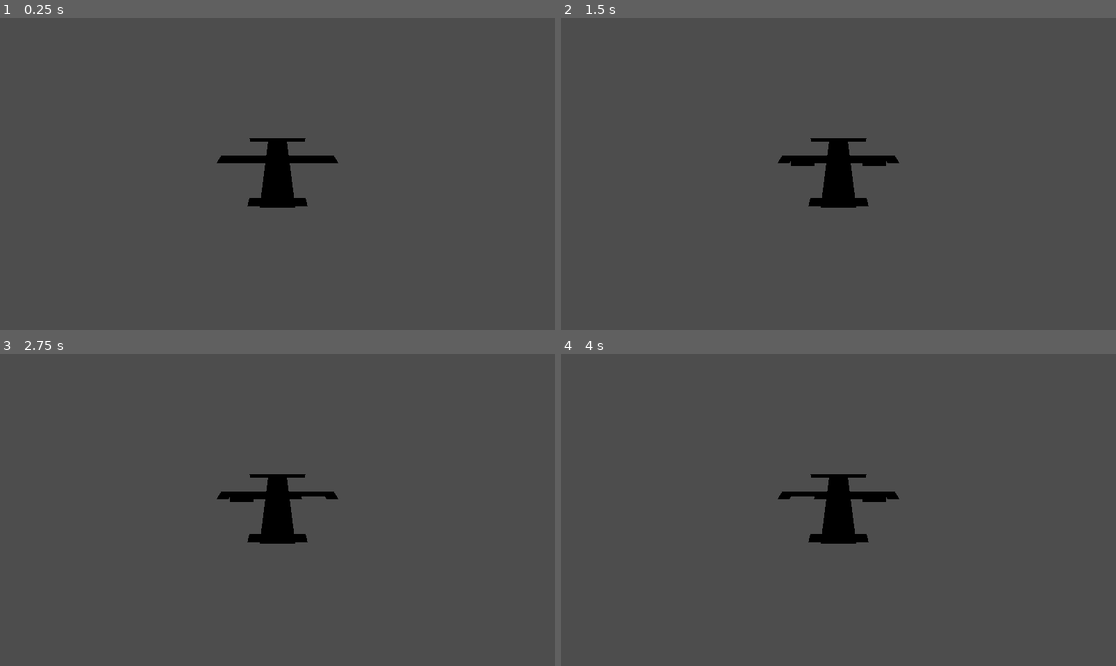
Above: before the commit, frames 1-4 (two rows, left to right).
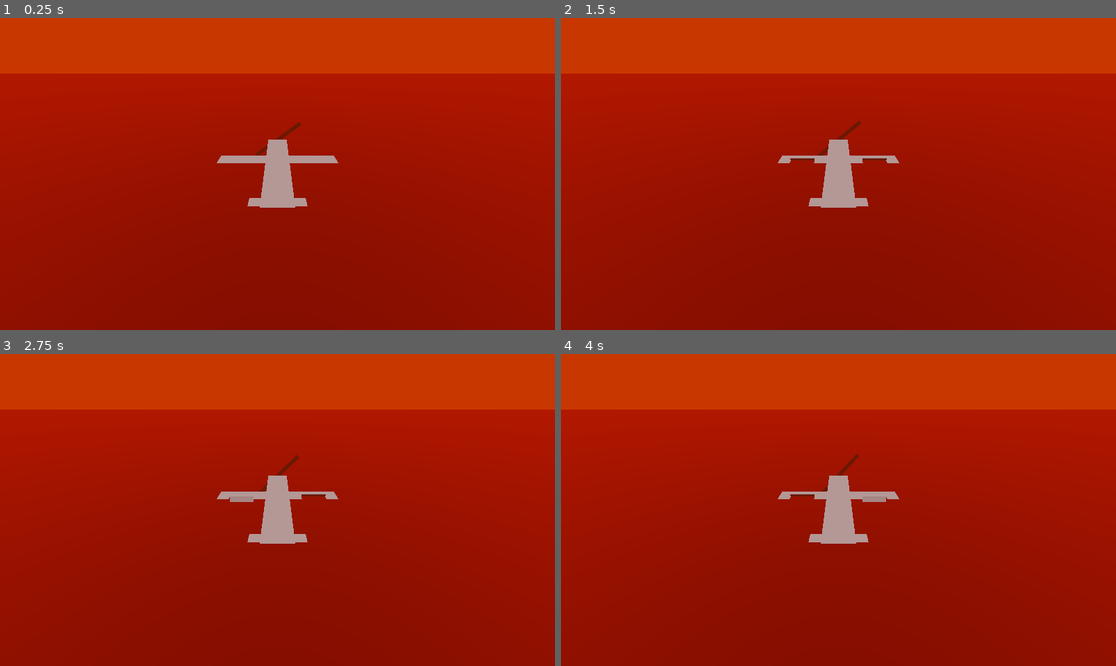
Above: after the commit, the same moments.

Repository: proximadams/Paper-Pilots
Game: Godot game, scene res://scenes/level.tscn
Same seed, same stepped clock (60 frames per second), same inputs: the game is played once before the commit and once after it. Before the commit the project starts from res://scenes/player.tscn.
Inputs:
- Up to frame 1 (0.25 s): no input
- Up to frame 2 (1.5 s): hold Right (move_right) 0.53-1.28 s; hold Down (move_down) from 1.28 s (still down)
- Up to frame 3 (2.75 s): tap Enter at 2 s; release Down (move_down) at 2.03 s; hold Right (move_right) from 2.03 s (still down)
- Up to frame 4 (4 s): release Right (move_right) at 2.78 s; hold Up (move_up) 2.78-3.53 s; tap Space at 3.5 s; hold Left (move_left) from 3.53 s (still down)

The runs differ from the first frame. In frame 1, 100% of the frame differs, in the area x 0-100%, y 0-100%; in frame 2, 100%; in frame 3, 100%; in frame 4, 100%.

Commit message:
fix wing movement, add propellor movement, add level

Diff:
--- a/project.godot
+++ b/project.godot
@@ -11,7 +11,7 @@
 [application]
 
 config/name="Paper Pilot"
-run/main_scene="uid://b58w5vg0q13f8"
+run/main_scene="uid://cag2pq2wvu8rw"
 config/features=PackedStringArray("4.4", "GL Compatibility")
 
 [input]
@@ -19,24 +19,28 @@
 move_left={
 "deadzone": 0.2,
 "events": [Object(InputEventKey,"resource_local_to_scene":false,"resource_name":"","device":-1,"window_id":0,"alt_press …(195 unchanged characters)…
+, Object(InputEventKey,"resource_local_to_scene":false,"resource_name":"","device":-1,"window_id":0,"alt_pressed":false,"shift_pressed":false,"ctrl_pressed":false,"meta_pressed":false,"pressed":false,"keycode":0,"physical_keycode":65,"key_label":0,"unicode":97,"location":0,"echo":false,"script":null)
 , Object(InputEventJoypadMotion,"resource_local_to_scene":false,"resource_name":"","device":-1,"axis":0,"axis_value":-1.0,"script":null)
 ]
 }
 move_right={
 "deadzone": 0.2,
 "events": [Object(InputEventKey,"resource_local_to_scene":false,"resource_name":"","device":-1,"window_id":0,"alt_press …(195 unchanged characters)…
+, Object(InputEventKey,"resource_local_to_scene":false,"resource_name":"","device":-1,"window_id":0,"alt_pressed":false,"shift_pressed":false,"ctrl_pressed":false,"meta_pressed":false,"pressed":false,"keycode":0,"physical_keycode":68,"key_label":0,"unicode":100,"location":0,"echo":false,"script":null)
 , Object(InputEventJoypadMotion,"resource_local_to_scene":false,"resource_name":"","device":-1,"axis":0,"axis_value":1.0,"script":null)
 ]
 }
 move_up={
 "deadzone": 0.2,
 "events": [Object(InputEventKey,"resource_local_to_scene":false,"resource_name":"","device":-1,"window_id":0,"alt_press …(195 unchanged characters)…
+, Object(InputEventKey,"resource_local_to_scene":false,"resource_name":"","device":-1,"window_id":0,"alt_pressed":false,"shift_pressed":false,"ctrl_pressed":false,"meta_pressed":false,"pressed":false,"keycode":0,"physical_keycode":87,"key_label":0,"unicode":119,"location":0,"echo":false,"script":null)
 , Object(InputEventJoypadMotion,"resource_local_to_scene":false,"resource_name":"","device":-1,"axis":1,"axis_value":-1.0,"script":null)
 ]
 }
 move_down={
 "deadzone": 0.2,
 "events": [Object(InputEventKey,"resource_local_to_scene":false,"resource_name":"","device":-1,"window_id":0,"alt_press …(195 unchanged characters)…
+, Object(InputEventKey,"resource_local_to_scene":false,"resource_name":"","device":-1,"window_id":0,"alt_pressed":false,"shift_pressed":false,"ctrl_pressed":false,"meta_pressed":false,"pressed":false,"keycode":0,"physical_keycode":83,"key_label":0,"unicode":115,"location":0,"echo":false,"script":null)
 , Object(InputEventJoypadMotion,"resource_local_to_scene":false,"resource_name":"","device":-1,"axis":1,"axis_value":1.0,"script":null)
 ]
 }
--- /dev/null
+++ b/scenes/level.tscn
@@ -0,0 +1,30 @@
+[gd_scene load_steps=5 format=3 uid="uid://cag2pq2wvu8rw"]
+
+[ext_resource type="PackedScene" uid="uid://b58w5vg0q13f8" path="res://scenes/player.tscn" id="1_2q6dc"]
+
+[sub_resource type="Environment" id="Environment_2q6dc"]
+background_mode = 1
+background_color = Color(0.786676, 0.215059, 0, 1)
+
+[sub_resource type="CylinderMesh" id="CylinderMesh_2q6dc"]
+top_radius = 10000.0
+bottom_radius = 10000.0
+height = 0.001
+
+[sub_resource type="ORMMaterial3D" id="ORMMaterial3D_2q6dc"]
+albedo_color = Color(0.956129, 0.144655, 1.54018e-06, 1)
+
+[node name="Level" type="Node3D"]
+
+[node name="Player" parent="." instance=ExtResource("1_2q6dc")]
+
+[node name="WorldEnvironment" type="WorldEnvironment" parent="."]
+environment = SubResource("Environment_2q6dc")
+
+[node name="DirectionalLight3D" type="DirectionalLight3D" parent="WorldEnvironment"]
+transform = Transform3D(1, 0, 0, 0, -4.37114e-08, 1, 0, -1, -4.37114e-08, 0, 3.31326, 0)
+
+[node name="MeshInstance3D" type="MeshInstance3D" parent="WorldEnvironment"]
+transform = Transform3D(1, 0, 0, 0, 1, 0, 0, 0, 1, 0, -100, 0)
+mesh = SubResource("CylinderMesh_2q6dc")
+surface_material_override/0 = SubResource("ORMMaterial3D_2q6dc")
--- a/scenes/player.tscn
+++ b/scenes/player.tscn
@@ -29,12 +29,11 @@
 [sub_resource type="BoxMesh" id="BoxMesh_fjrip"]
 size = Vector3(1.5, 0, 0.35)
 
-[node name="Player" type="CharacterBody3D" node_paths=PackedStringArray("leftMoveableWing", "rightMoveableWing")]
+[node name="Player" type="CharacterBody3D" node_paths=PackedStringArray("leftMoveableWing", "rightMoveableWing", "propellor")]
 script = ExtResource("1_3vyb7")
-wingsLeftRotation = Vector2(30, -30)
-wingsUpRotation = Vector2(-30, -30)
 leftMoveableWing = NodePath("Rectangles/Wings/LeftMoveableWing")
 rightMoveableWing = NodePath("Rectangles/Wings/RightMoveableWing")
+propellor = NodePath("Rectangles/Properller")
 
 [node name="CollisionShape3D" type="CollisionShape3D" parent="."]
 transform = Transform3D(1, 0, 0, 0, -4.37114e-08, -1, 0, 1, -4.37114e-08, 0, 0, 0)
--- a/scripts/player.gd
+++ b/scripts/player.gd
@@ -2,15 +2,21 @@
 
 const WING_DEGREES = 45.0
 
-@export var wingsLeftRotation: Vector2
-@export var wingsUpRotation  : Vector2
-
 @export var leftMoveableWing : Node3D
 @export var rightMoveableWing: Node3D
 
-func _process(_delta: float) -> void:
+@export var propellor: MeshInstance3D
+
+func _process(delta: float) -> void:
+	handle_input_wing_angles()
+	handle_spin_propellor(delta)
+
+func handle_spin_propellor(delta: float) -> void:
+	propellor.rotation.z += delta * 10.0
+
+func handle_input_wing_angles() -> void:
 	var inputDirection = Vector2()
 	inputDirection.x = (Input.get_action_strength('move_left') - Input.get_action_strength('move_right'))
 	inputDirection.y = (Input.get_action_strength('move_up') - Input.get_action_strength('move_down'))
-	leftMoveableWing.rotation.x  = deg_to_rad(inputDirection.x + inputDirection.y) * WING_DEGREES
-	rightMoveableWing.rotation.x = deg_to_rad(-inputDirection.x + inputDirection.y) * WING_DEGREES
+	leftMoveableWing.rotation.x  = deg_to_rad(inputDirection.x - inputDirection.y) * WING_DEGREES
+	rightMoveableWing.rotation.x = deg_to_rad(-inputDirection.x - inputDirection.y) * WING_DEGREES
